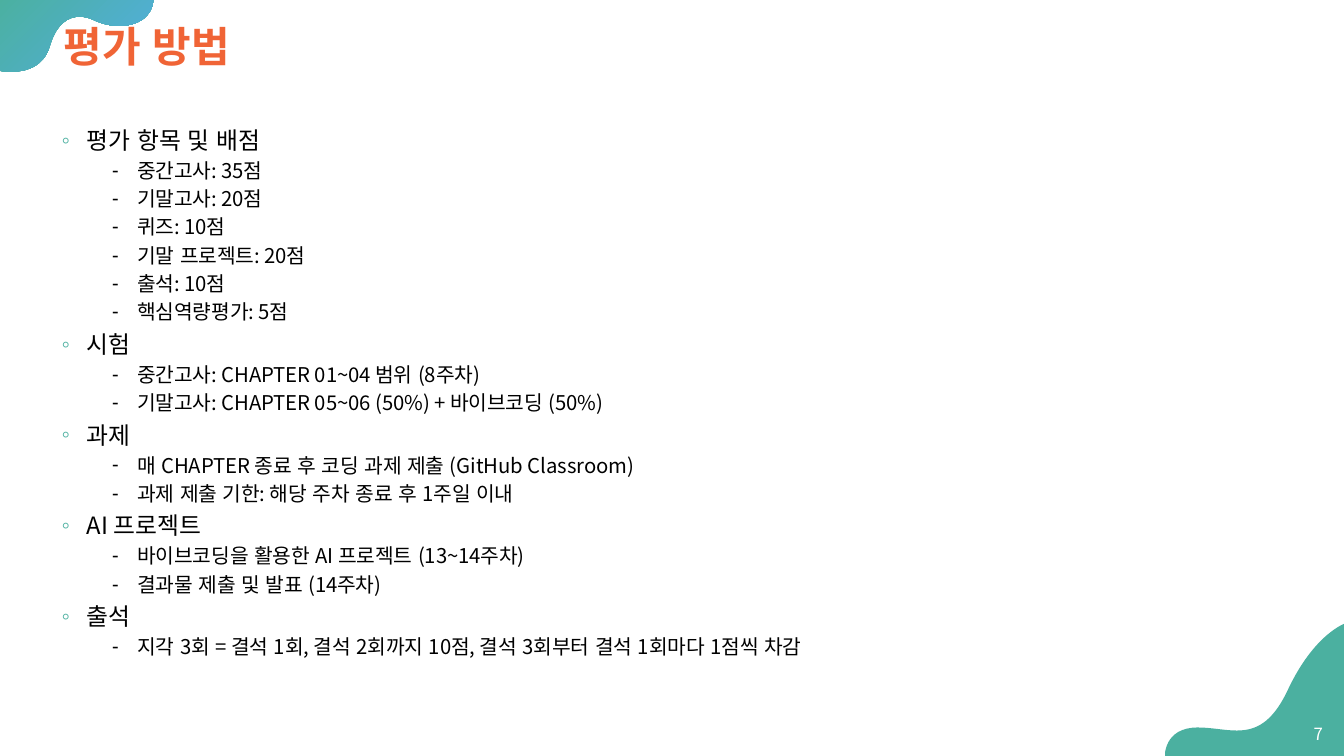
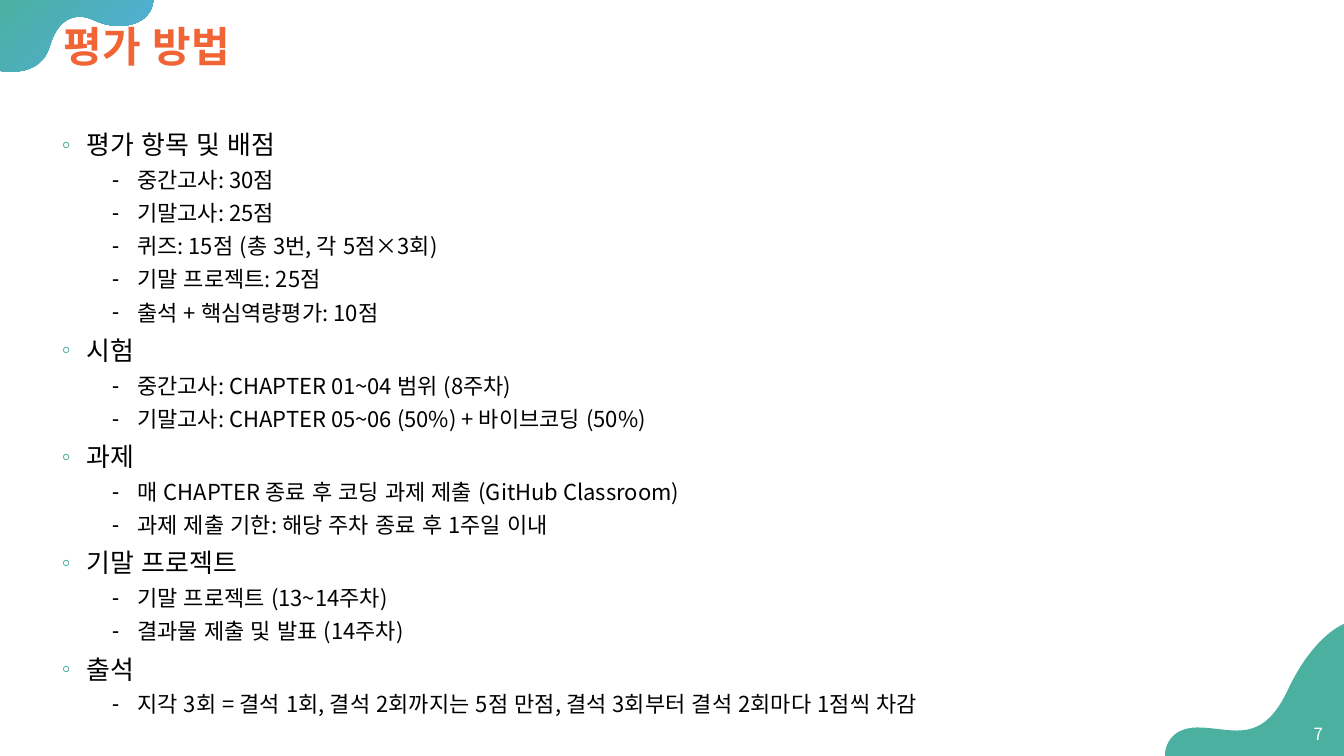
Before and after one commit to Sangdon-Park/Sangdon-Park.github.io, a slide deck: slide 7 of data/인공지능/00 - preview.pptx. Drawn at 1344x756 pixels with LibreOffice and Linux fonts; fonts in the diff are those of the drawing. Boxes give left, top, right and bottom in pixels: in the first picture for what was removed or moved away, otherwise in the second. Text is boxed around its words. In the diff, an @@ line names an element or a change of style, - is before the commit and + after.

```diff
--- a/data/인공지능/00 - preview.pptx
+++ b/data/인공지능/00 - preview.pptx
@@ text at <box>87,132,679,681</box>: size 17 to 18.5 pt in "평가 항목 및 배점", "시험", "과제", "출석"; size 14.4 to 15.7 pt in "중간고사: CHAPTER 01~04 범위 (8주차)", "기말고사: CHAPTER 05~06 (50%) + 바이브코딩 (50%)", "매 CHAPTER 종료 후 코딩 과제 제출 ...", "과제 제출 기한: 해당 주차 종료 후 ..." and 1 more places; line spacing 1.05 to 1.15 @@
@@ text at <box>137,169,437,323</box>: text changed; size 14.4 to 15.7 pt @@
-  ⁃ 중간고사: 35점
-  ⁃ 기말고사: 20점
-  ⁃ 퀴즈: 10점
-  ⁃ 기말 프로젝트: 20점
-  ⁃ 출석: 10점
-  ⁃ 핵심역량평가: 5점
+  ⁃ 중간고사: 30점
+  ⁃ 기말고사: 25점
+  ⁃ 퀴즈: 15점 (총 3번, 각 5점×3회)
+  ⁃ 기말 프로젝트: 25점
+  ⁃ 출석 + 핵심역량평가: 10점
@@ text at <box>87,550,387,610</box>: text changed; size 14.4 to 15.7 pt @@
-◦ AI 프로젝트
-  ⁃ 바이브코딩을 활용한 AI 프로젝트 (13~14주차)
+◦ 기말 프로젝트
+  ⁃ 기말 프로젝트 (13~14주차)
@@ text at <box>137,693,916,716</box>: text changed; size 14.4 to 15.7 pt @@
-  ⁃ 지각 3회 = 결석 1회, 결석 2회까지 10점, 결석 3회부터 결석 1회마다 1점씩 차감
+  ⁃ 지각 3회 = 결석 1회, 결석 2회까지는 5점 만점, 결석 3회부터 결석 2회마다 1점씩 차감
```
Also in this commit, not shown: 3 other slides changed, 3 other files.
